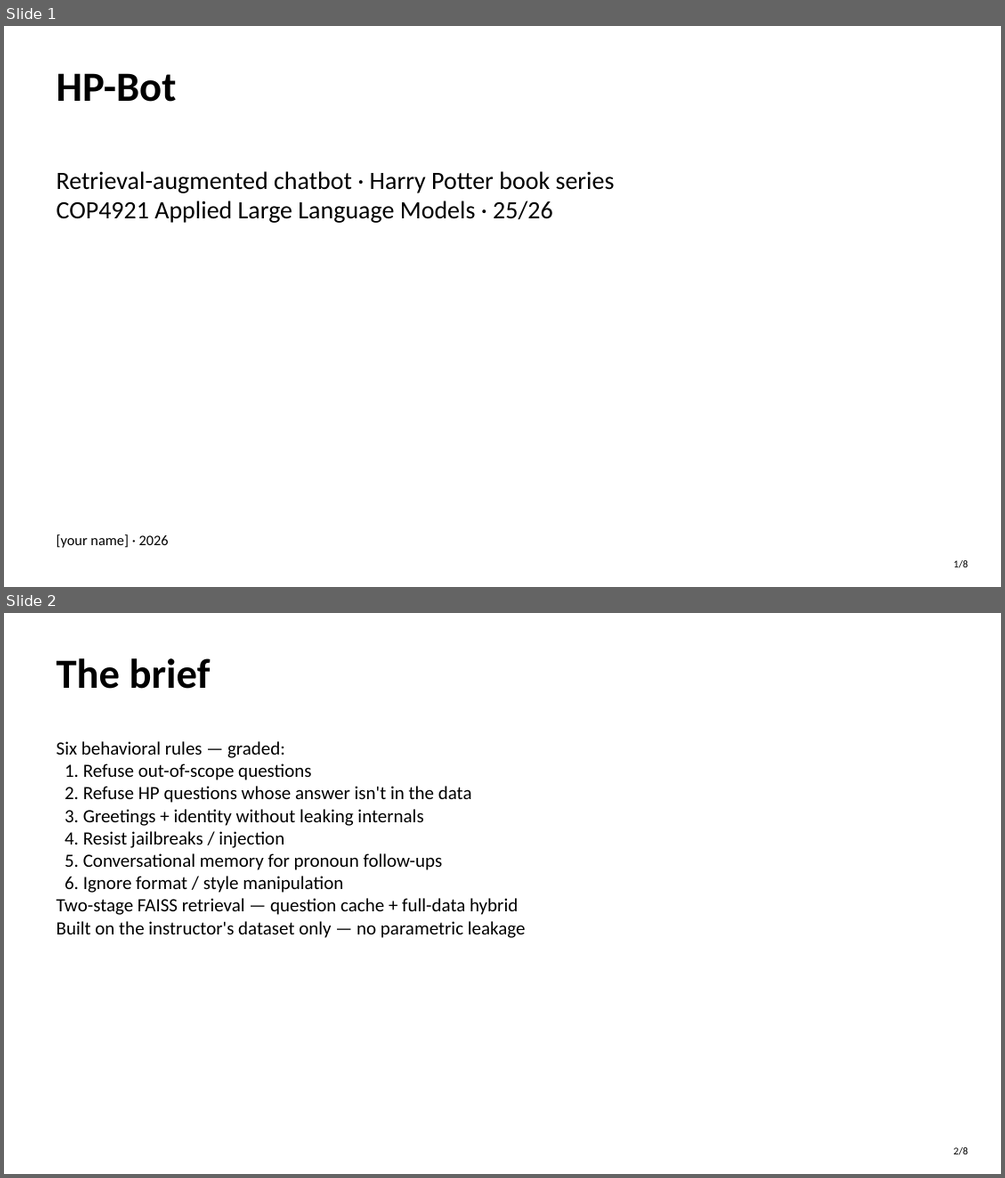
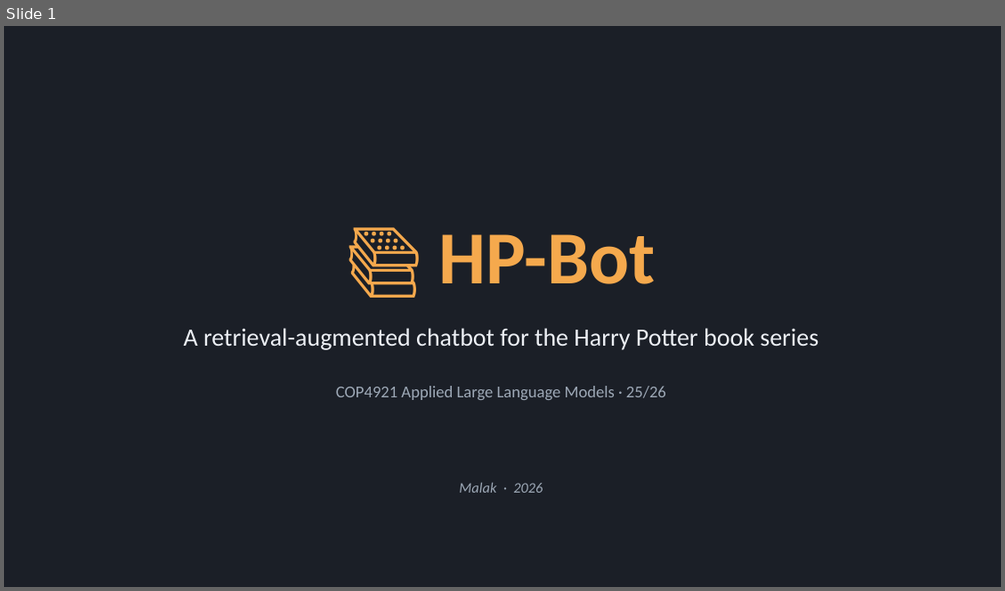
Before and after one commit to hoop-ai/applied-llm-hp-bot, a slide deck: HP-Bot-presentation.pptx. Shown one above the other, each under a label of ours: slides 1 and 2 before the commit, slide 1 after it. The pictures are 1005x1178 and 1005x591 pixels, drawn with LibreOffice and Linux fonts; fonts in the diff are those of the drawing. Boxes give left, top, right and bottom in pixels: in the first picture for what was removed or moved away, otherwise in the second. Text is boxed around its words. In the diff, an @@ line names an element or a change of style, - is before the commit and + after.

```diff
--- a/HP-Bot-presentation.pptx
+++ b/HP-Bot-presentation.pptx
@@ slide 2 removed at [4,613,1001,1174], background #FFFFFF @@
@@ text removed at [57,658,210,689] @@
-The brief
@@ text removed at [57,741,526,938] @@
-Six behavioral rules — graded:
-1. Refuse out-of-scope questions
-2. Refuse HP questions whose answer isn't in the data
-3. Greetings + identity without leaking internals
-4. Resist jailbreaks / injection
-5. Conversational memory for pronoun follow-ups
-6. Ignore format / style manipulation
-Two-stage FAISS retrieval — question cache + full-data hybrid
-Built on the instructor's dataset only — no parametric leakage
@@ text removed at [954,1147,968,1155] @@
-2/8
@@ slide 1 changed as well @@
@@ rectangle added at [4,26,1001,587], fill #1B1F27 @@
@@ text at [439,234,655,284]: text changed; size 40 to 72 pt; text colour #000000 to #F5A94D @@
-HP-Bot
+📚 HP-Bot
@@ text at [184,328,818,350]: text changed; text colour #000000 to #ECEFF4 @@
-Retrieval-augmented chatbot · Harry Potter book series
-COP4921 Applied Large Language Models · 25/26
+A retrieval-augmented chatbot for the Harry Potter book series
@@ text added at [336,386,666,400], 16 pt, text #9DA8B6 @@
+COP4921 Applied Large Language Models · 25/26
@@ text at [459,482,542,492]: text changed; text colour #000000 to #9DA8B6; italic on @@
-[your name] · 2026
+Malak · 2026
@@ text removed at [954,560,968,568] @@
-1/8
```
Also in this commit, not shown: 1 other slide changed, 10 slides added, 5 other slides removed, 11 other files.
